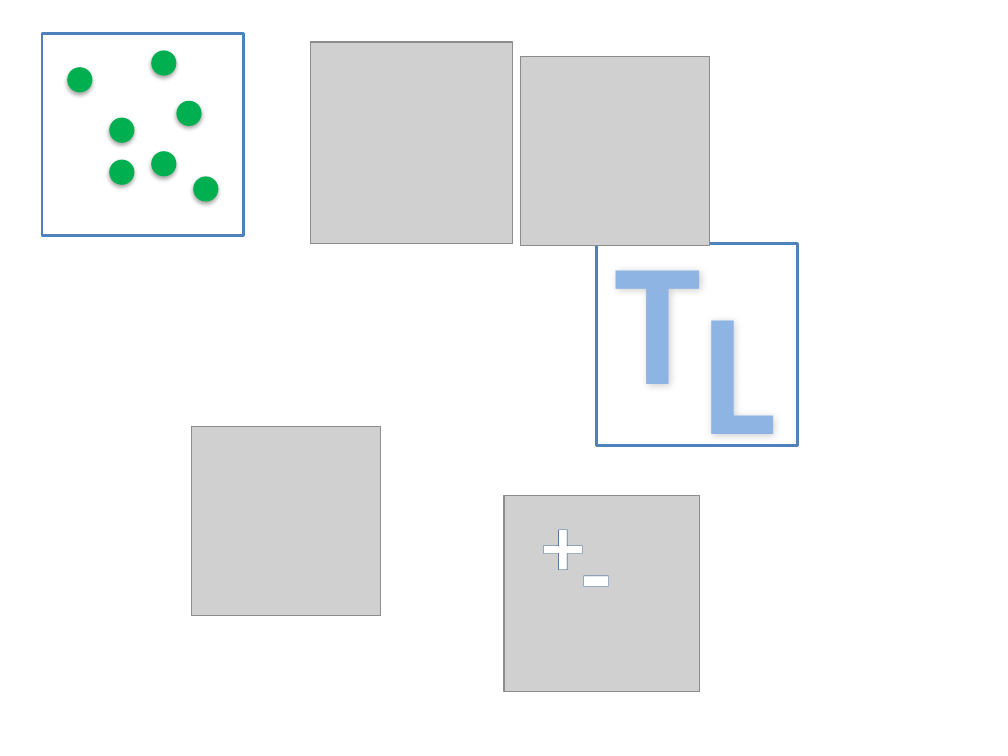
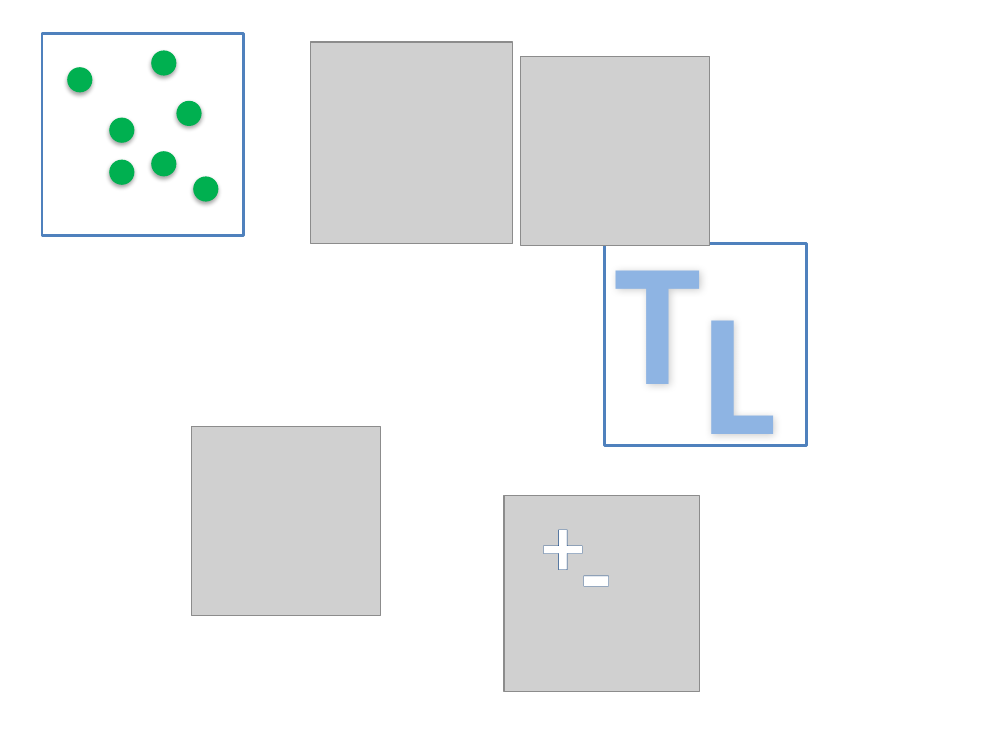
Before and after one commit to ColinTalbert/sahm, a slide deck: slide 1 of Images/icons.pptx. Drawn at 1008x756 pixels with LibreOffice and Linux fonts; fonts in the diff are those of the drawing; grey boxes stand for pictures. Boxes give left, top, right and bottom in pixels: in the first picture for what was removed or moved away, otherwise in the second. Text is boxed around its words. In the diff, an @@ line names an element or a change of style, - is before the commit and + after.

```diff
--- a/Images/icons.pptx
+++ b/Images/icons.pptx
@@ rectangle: place and size @@
-rectangle at (597,244,798,446)
+rectangle at (605,244,806,446)
```
Also in this commit, not shown: 1 slide added, 5 other files.
